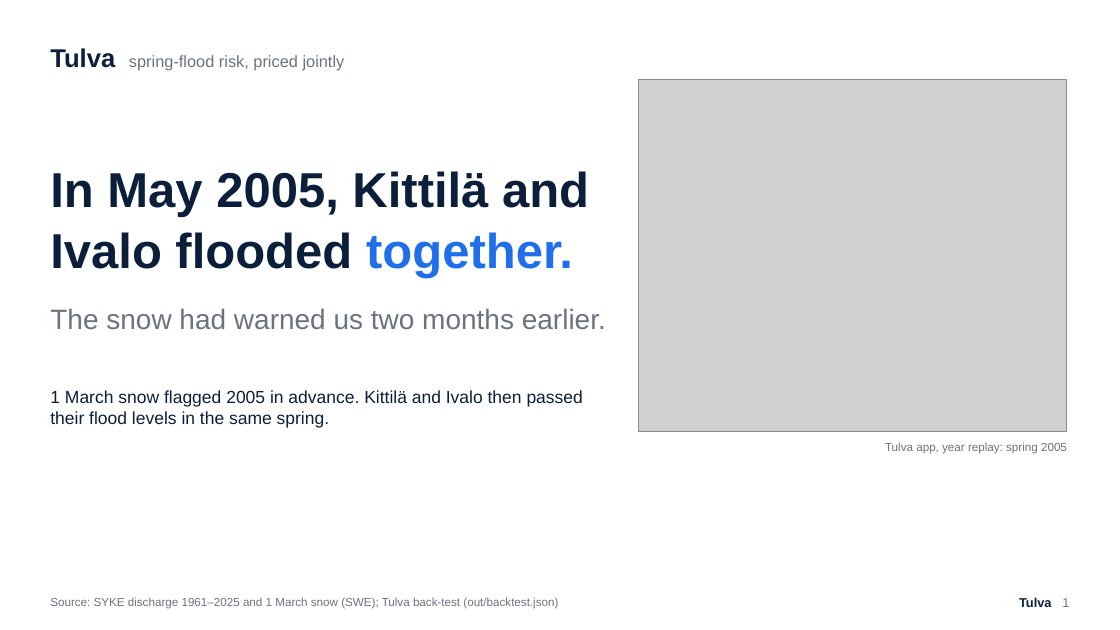
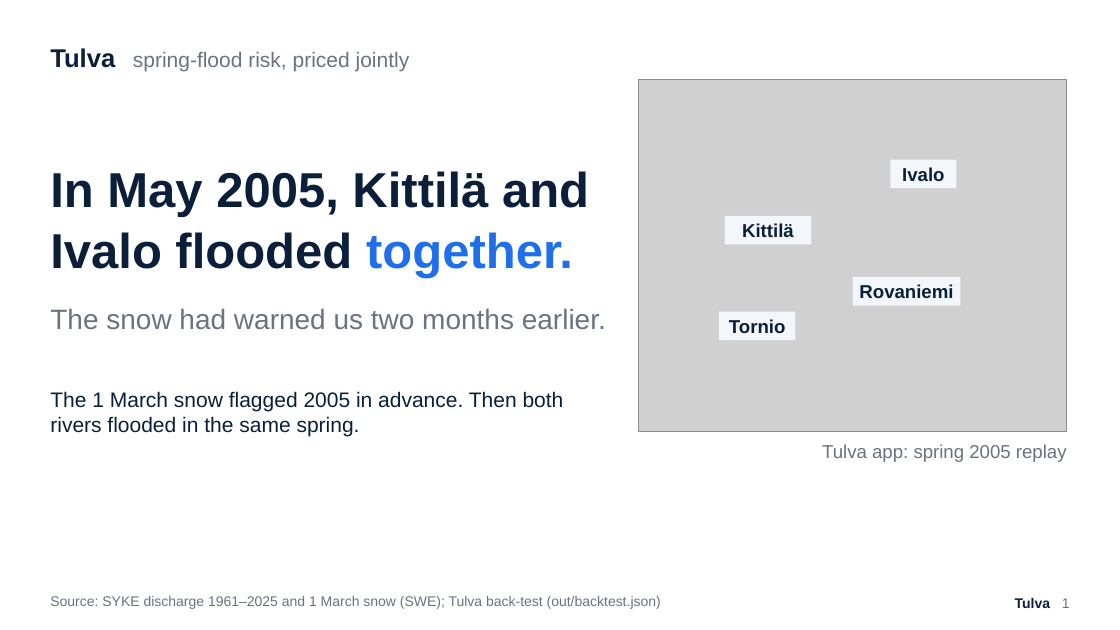
Before and after one commit to Zawaer/tulva, a slide deck: slide 1 of deck/Tulva_QxF2026.pptx. Drawn at 1120x630 pixels with LibreOffice and Linux fonts; fonts in the diff are those of the drawing; grey boxes stand for pictures. Boxes give left, top, right and bottom in pixels: in the first picture for what was removed or moved away, otherwise in the second. Text is boxed around its words. In the diff, an @@ line names an element or a change of style, - is before the commit and + after.

```diff
--- a/deck/Tulva_QxF2026.pptx
+++ b/deck/Tulva_QxF2026.pptx
@@ text "Tulva spring-flood risk, priced jointly" at bbox=[50, 48, 410, 72]: size 14 to 18 pt in "spring-flood risk, priced jointly" @@
@@ rectangle added at bbox=[891, 160, 957, 188], fill #F3F6FA @@
@@ text added at bbox=[902, 167, 944, 181], 16 pt, text #0B1F3A, bold @@
+Ivalo
@@ rectangle added at bbox=[724, 216, 811, 245], fill #F3F6FA @@
@@ text added at bbox=[742, 223, 794, 237], 16 pt, text #0B1F3A, bold @@
+Kittilä
@@ rectangle added at bbox=[853, 277, 960, 306], fill #F3F6FA @@
@@ text added at bbox=[859, 284, 953, 298], 16 pt, text #0B1F3A, bold @@
+Rovaniemi
@@ rectangle added at bbox=[719, 312, 796, 340], fill #F3F6FA @@
@@ text added at bbox=[729, 319, 785, 333], 16 pt, text #0B1F3A, bold @@
+Tornio
@@ text at bbox=[50, 391, 564, 437]: text changed; size 15 to 18 pt @@
-1 March snow flagged 2005 in advance. Kittilä and Ivalo then passed their flood levels in the same spring.
+The 1 March snow flagged 2005 in advance. Then both rivers flooded in the same spring.
@@ text at bbox=[822, 444, 1067, 462]: text changed; size 10 to 16 pt @@
-Tulva app, year replay: spring 2005
+Tulva app: spring 2005 replay
@@ text "Source: SYKE discharge 1961–2025 and ..." at bbox=[50, 596, 661, 609]: size 10 to 12 pt @@
@@ text "Tulva 1" at bbox=[1015, 598, 1070, 608]: size 11 to 12 pt @@
```
Also in this commit, not shown: 7 other slides changed, 16 other files.
